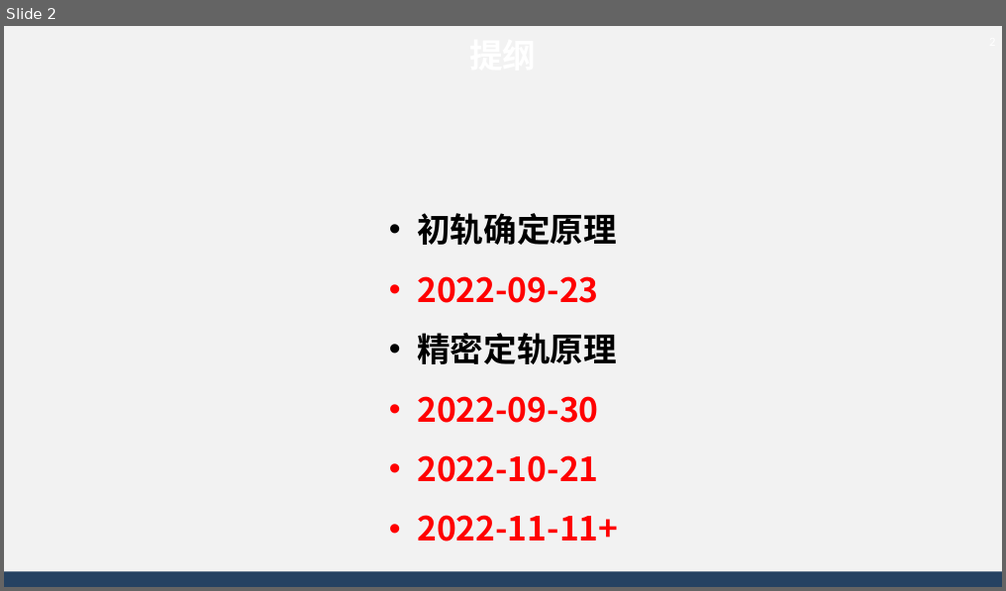
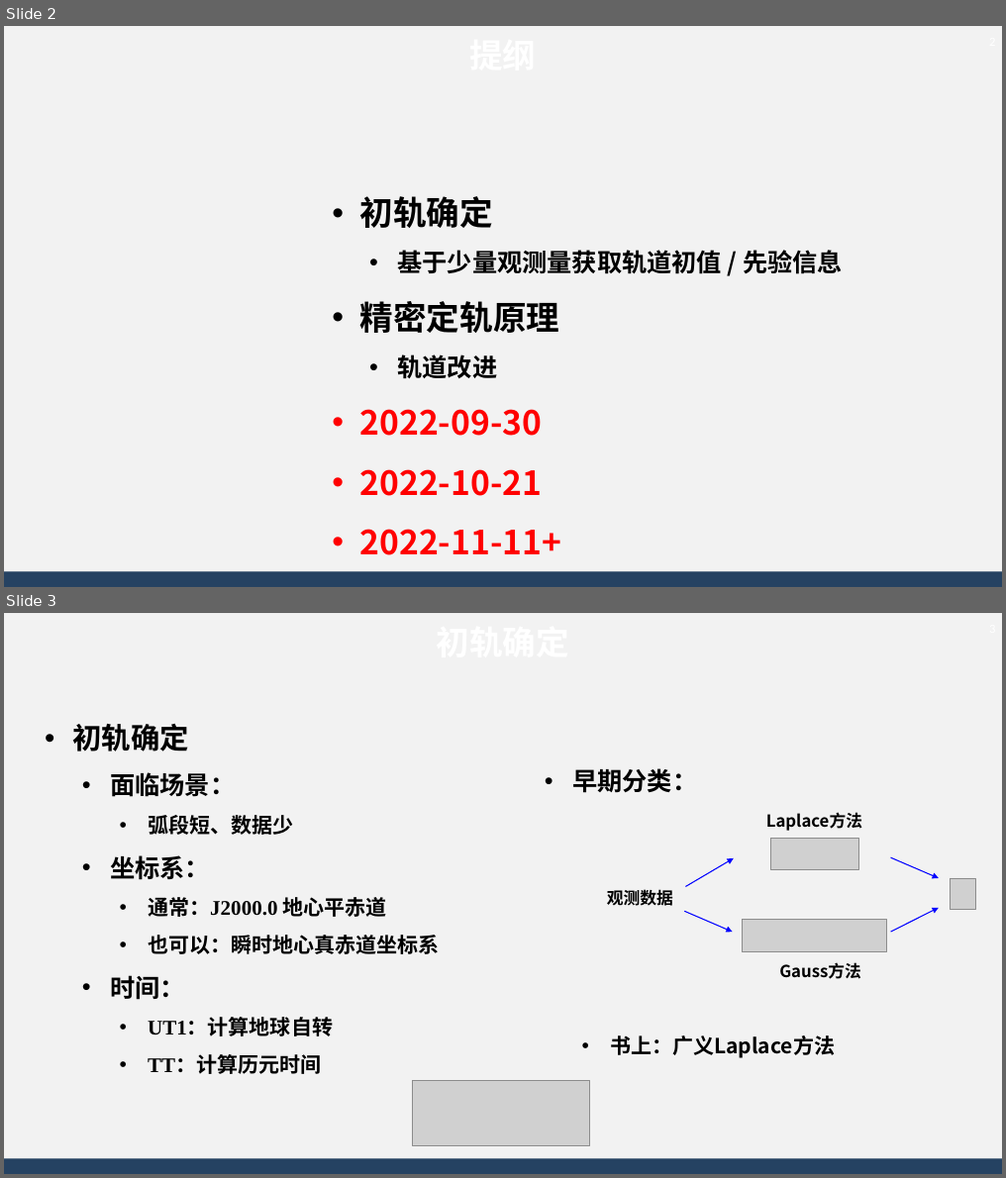
Before and after one commit to AsBackup/DAOSSA, a slide deck: 12 初轨确定和精密定轨原理.pptx. Shown one above the other, each under a label of ours: slide 2 before the commit, slides 2 and 3 after it. The pictures are 1006x591 and 1006x1178 pixels, drawn with LibreOffice and Linux fonts; fonts in the diff are those of the drawing; grey boxes stand for pictures; background and template pictures are left out. Boxes give left, top, right and bottom in pixels: in the first picture for what was removed or moved away, otherwise in the second. Text is boxed around its words. In the diff, an @@ line names an element or a change of style, - is before the commit and + after.

```diff
--- a/12 初轨确定和精密定轨原理.pptx
+++ b/12 初轨确定和精密定轨原理.pptx
@@ slide 3 added at (4, 613, 1002, 1174), background #F2F2F2; not listed: 1 template element that a slide beside it also shows @@
@@ page number added at (966, 613, 1002, 643), 12 pt, text #FFFFFF @@
+3
@@ text added at (72, 724, 188, 752), 32 pt, text #FFFFFF, bold @@
+初轨确定
@@ text added at (110, 772, 439, 1074), 20 pt, text #000000, bold @@
+• 初轨确定
+  • 面临场景：
+    • 弧段短、数据少
+  • 坐标系：
+    • 通常：J2000.0 地心平赤道
+    • 也可以：瞬时地心真赤道坐标系
+  • 时间：
+    • UT1：计算地球自转
+    • TT：计算历元时间
@@ text added at (572, 768, 835, 1059), 20 pt, text #000000, bold @@
+  • 早期分类：
+    • 书上：广义Laplace方法
@@ text added at (766, 812, 862, 831), 16 pt, text #000000, bold @@
+Laplace方法
@@ picture added at (771, 839, 859, 869) @@
@@ arrow added from (686, 887) to (734, 859), #0000FF 1 pt @@
@@ arrow added from (891, 858) to (939, 878), #0000FF 1 pt @@
@@ picture added at (949, 878, 975, 909) @@
@@ text added at (607, 887, 673, 909), 16 pt, text #000000, bold @@
+观测数据
@@ arrow added from (891, 932) to (939, 908), #0000FF 1 pt @@
@@ arrow added from (684, 912) to (733, 932), #0000FF 1 pt @@
@@ picture added at (743, 919, 887, 953) @@
@@ text added at (779, 962, 861, 979), 16 pt, text #000000, bold @@
+Gauss方法
@@ picture added at (413, 1081, 589, 1147) @@
@@ slide 2 changed as well @@
@@ text "初轨确定": place and size @@
-text "初轨确定" at (417, 213, 618, 542)
+text "初轨确定" at (360, 196, 843, 556)
@@ text at (360, 196, 843, 274): text changed; size 32 to 24 pt; text colour #FF0000 to #000000 @@
-• 初轨确定原理
-• 2022-09-23
+• 初轨确定
+  • 基于少量观测量获取轨道初值 / 先验信息
@@ text at (397, 355, 497, 379): paragraph added @@
+  • 轨道改进
```
Also in this commit, not shown: 4 other slides changed, 12 other slides added, 6 slides removed, 5 other files.
